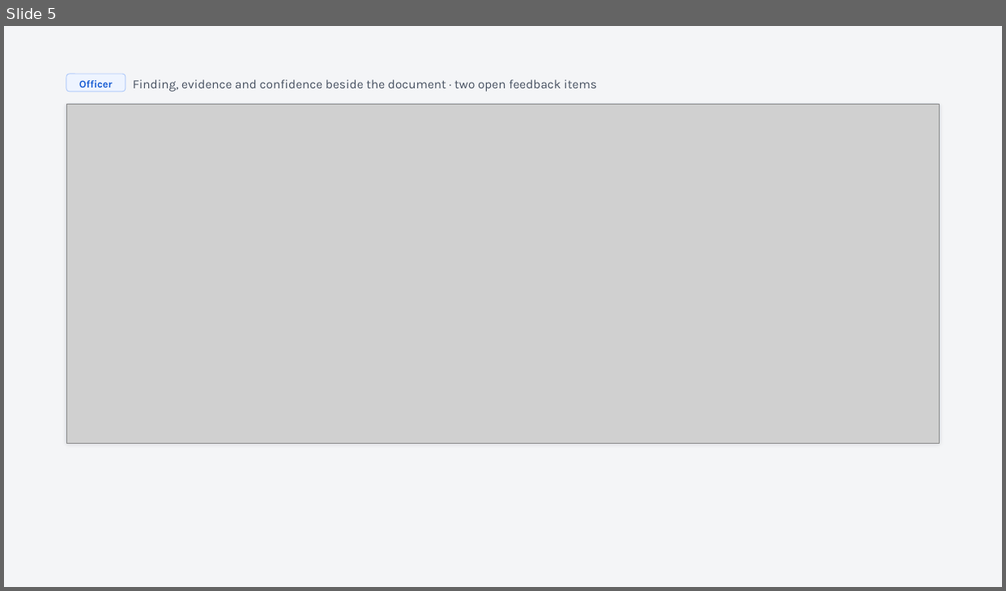
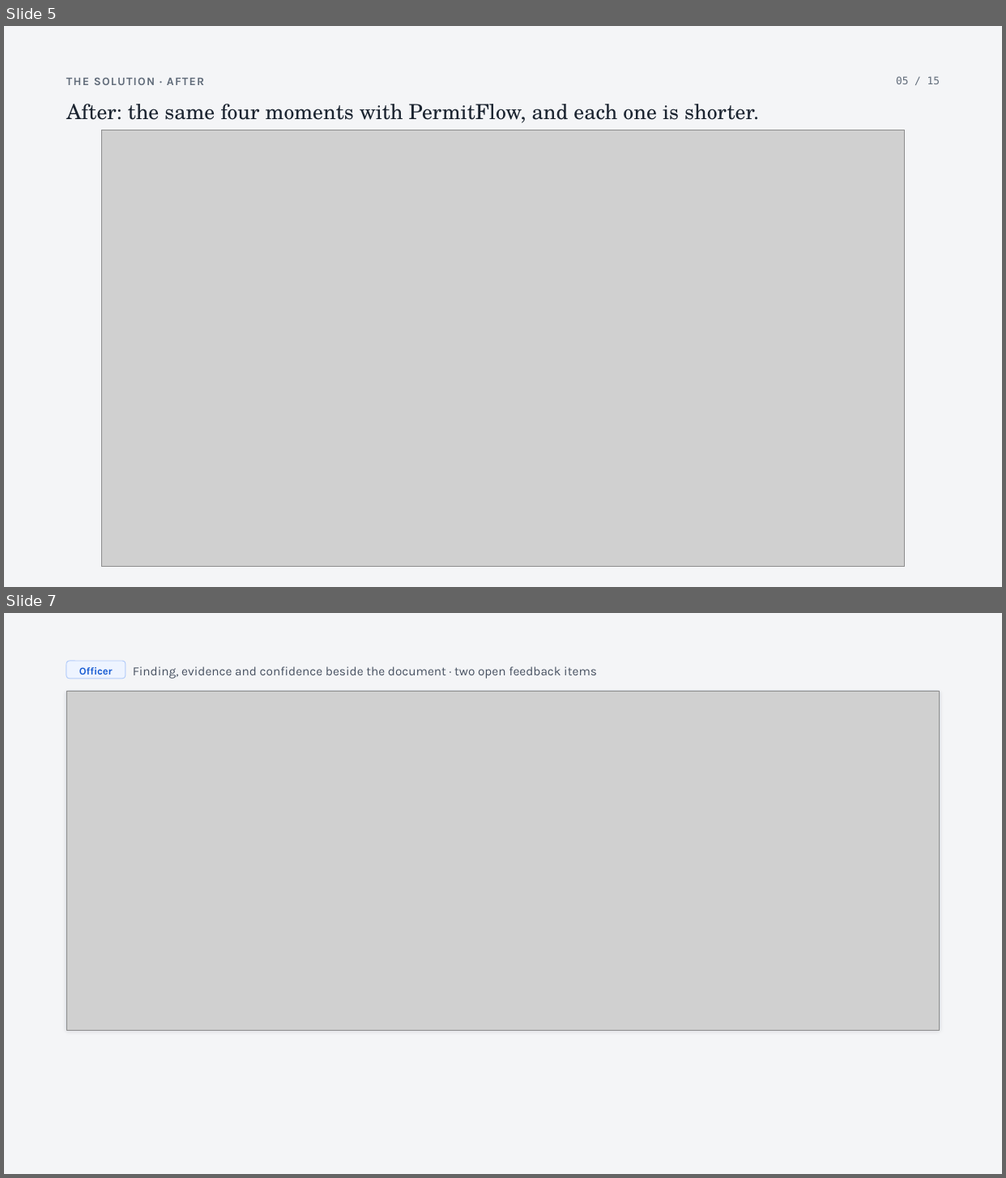
Before and after one commit to SuhaasNv/permitflow, a slide deck: docs/14-debrief/pitch-deck/PermitFlow-pitch.pptx. Shown one above the other, each under a label of ours: slide 5 before the commit, slides 5 and 7 after it; the slides between them are not shown. The pictures are 1006x591 and 1006x1178 pixels, drawn with LibreOffice and Linux fonts; fonts in the diff are those of the drawing; grey boxes stand for pictures. Boxes give left, top, right and bottom in pixels: in the first picture for what was removed or moved away, otherwise in the second. Text is boxed around its words. In the diff, an @@ line names an element or a change of style, - is before the commit and + after.

Commit message:
docs: comic strips back in the pitch deck
Fifteen slides again: the before strip after the problem, the after
strip after the solution, at the owner's decision; counts synced.

```diff
--- a/docs/14-debrief/pitch-deck/PermitFlow-pitch.pptx
+++ b/docs/14-debrief/pitch-deck/PermitFlow-pitch.pptx
@@ slide 5 added at <box>4,26,1002,587</box>, background #F4F5F7 @@
@@ text added at <box>66,77,204,85</box>, 11 pt, text #616C7A, bold @@
+THE SOLUTION · AFTER
@@ text added at <box>896,76,940,84</box>, 10 pt, text #616C7A @@
+05 / 15
@@ text added at <box>66,104,759,123</box>, 20 pt, text #1B2430 @@
+After: the same four moments with PermitFlow, and each one is shorter.
@@ picture added at <box>101,130,905,566</box> @@
@@ what was slide 5 is now slide 7 @@
```
Also in this commit, not shown: 10 slides changed, 1 other slide added, 6 other files.
